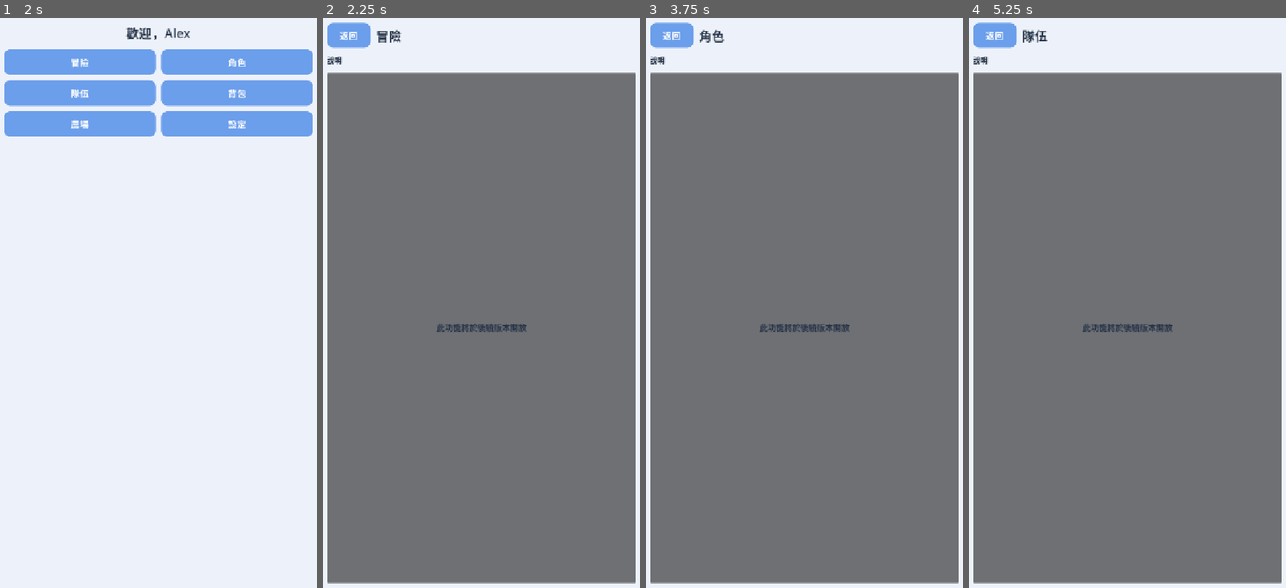
Above: before the commit, frames 1-4 (left to right).
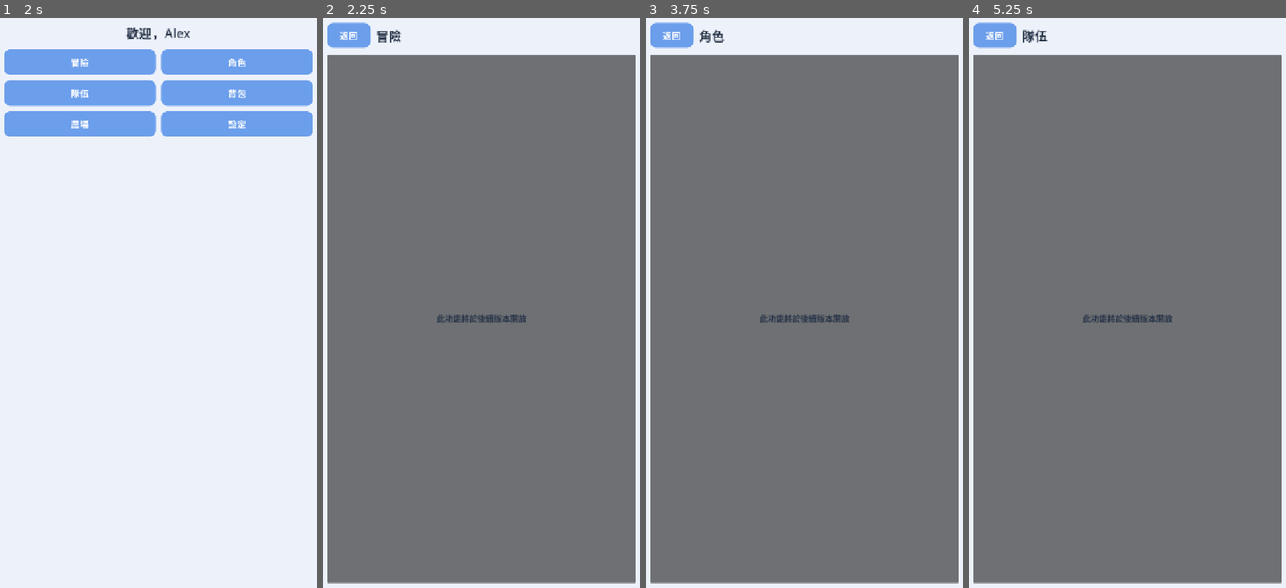
Above: after the commit, the same moments.

Repository: 134767/FeiBao
Game: Godot game, scene res://scenes/bootstrap/bootstrap.tscn
The game is run twice, just before and just after one commit, with the same random seed, the same clock (stepped at 60 frames per second) and the same inputs.
Inputs (mouse positions are in pixels of both pictures, inside the frame that each line leads up to):
- Up to frame 1 (2 s): click (158, 103) at 0.52 s; type "Alex" at 0.6 s; click "開始遊戲" at 1.25 s
- Up to frame 2 (2.25 s): click "冒險" at 2 s
- Up to frame 3 (3.75 s): click "返回" at 2.75 s; click "角色" at 3.5 s
- Up to frame 4 (5.25 s): click "返回" at 4.25 s; click "隊伍" at 5 s

Frame 1 is identical in both runs. In frame 2, 3.8% of the frame differs, in the area x 1-99%, y 6-56%; in frame 3, 3.8%; in frame 4, 3.8%.

Commit message:
fix: align FeiBao 0.3.0 module navigation contract

Diff:
--- a/scenes/screens/module/module_screen.gd
+++ b/scenes/screens/module/module_screen.gd
@@ -88,7 +88,6 @@
 	return _screen_id
 
 
-## Compatibility with intermediate tests.
 func get_module_id() -> StringName:
 	return _screen_id
 
@@ -113,10 +112,46 @@
 	return _back_button
 
 
-## Compatibility alias.
 func configure_for_screen(screen_id: StringName) -> void:
 	configure_screen(screen_id)
 
 
 func request_return_to_lobby() -> bool:
 	return request_back()
+
+
+## Test helper: visible Label/Button text search (no invisible nodes).
+func contains_visible_text(needle: String) -> bool:
+	return _tree_contains_visible_text(self, needle)
+
+
+func _tree_contains_visible_text(node: Node, needle: String) -> bool:
+	if node is CanvasItem and not (node as CanvasItem).visible:
+		return false
+	if node is Label:
+		if needle in (node as Label).text:
+			return true
+	if node is Button:
+		if needle in (node as Button).text:
+			return true
+	for child in node.get_children():
+		if _tree_contains_visible_text(child, needle):
+			return true
+	return false
+
+
+func count_buttons() -> int:
+	return _count_buttons(self)
+
+
+func _count_buttons(node: Node) -> int:
+	var total: int = 0
+	if node is Button:
+		total += 1
+	for child in node.get_children():
+		total += _count_buttons(child)
+	return total
+
+
+func has_description_label() -> bool:
+	return find_child("DescriptionLabel", true, false) != null
--- a/scenes/screens/module/module_screen.tscn
+++ b/scenes/screens/module/module_screen.tscn
@@ -28,6 +28,7 @@
 theme_override_constants/separation = 16
 
 [node name="HeaderRow" type="HBoxContainer" parent="Margin/VBox"]
+unique_name_in_owner = true
 layout_mode = 2
 theme_override_constants/separation = 12
 
@@ -46,14 +47,8 @@
 vertical_alignment = 1
 autowrap_mode = 3
 
-[node name="DescriptionLabel" type="Label" parent="Margin/VBox"]
+[node name="BodyPanel" type="PanelContainer" parent="Margin/VBox"]
 unique_name_in_owner = true
-layout_mode = 2
-theme_override_font_sizes/font_size = 16
-text = "說明"
-autowrap_mode = 3
-
-[node name="BodyPanel" type="PanelContainer" parent="Margin/VBox"]
 layout_mode = 2
 size_flags_vertical = 3
 
@@ -69,7 +64,7 @@
 layout_mode = 2
 size_flags_vertical = 3
 theme_override_font_sizes/font_size = 18
-text = "此模組內容將於後續版本開放"
+text = "此功能將於後續版本開放"
 horizontal_alignment = 1
 vertical_alignment = 1
 autowrap_mode = 3
--- a/tests/layout_smoke_test.gd
+++ b/tests/layout_smoke_test.gd
@@ -243,25 +243,62 @@
 			"layout_%s_module_inside_shell" % tag,
 			_rect_is_inside(module_rect, shell_rect, 2.0)
 		)
+
+		var header: HBoxContainer = module.find_child("HeaderRow", true, false) as HBoxContainer
+		_assert_true("layout_%s_header_present" % tag, header != null)
+		var header_rect := Rect2()
+		if header != null:
+			header_rect = header.get_global_rect()
+			print("[INFO] layout_%s_header_rect=%s" % [tag, str(header_rect)])
+			_assert_true("layout_%s_header_finite" % tag, _is_finite_rect(header_rect))
+			_assert_true("layout_%s_header_size_positive" % tag, header_rect.size.x > 0.0 and header_rect.size.y > 0.0)
+			_assert_true("layout_%s_header_inside_module" % tag, _rect_is_inside(header_rect, module_rect, 2.0))
+			_assert_true(
+				"layout_%s_header_no_h_overflow" % tag,
+				header_rect.end.x <= module_rect.end.x + 2.0 and header_rect.position.x >= module_rect.position.x - 2.0
+			)
+
 		var back_btn: Button = module.call("get_back_button") as Button
 		if back_btn != null:
 			var back_rect: Rect2 = back_btn.get_global_rect()
 			_assert_true("layout_%s_module_back_finite" % tag, _is_finite_rect(back_rect))
 			_assert_true("layout_%s_module_back_size_positive" % tag, back_rect.size.x > 0.0 and back_rect.size.y > 0.0)
 			_assert_true("layout_%s_module_back_min_height" % tag, back_btn.custom_minimum_size.y >= 48.0)
-			_assert_true(
-				"layout_%s_module_back_inside" % tag,
-				_rect_is_inside(back_rect, module_rect, 2.0)
-			)
+			_assert_true("layout_%s_module_back_inside" % tag, _rect_is_inside(back_rect, module_rect, 2.0))
+			if header != null:
+				_assert_true("layout_%s_module_back_inside_header" % tag, _rect_is_inside(back_rect, header_rect, 2.0))
+
 		var title: Label = module.find_child("TitleLabel", true, false) as Label
 		if title != null:
 			var t_rect: Rect2 = title.get_global_rect()
 			_assert_true("layout_%s_module_title_finite" % tag, _is_finite_rect(t_rect))
-			_assert_true(
-				"layout_%s_module_title_inside" % tag,
-				_rect_is_inside(t_rect, module_rect, 2.0)
-			)
-		_assert_eq("layout_%s_module_status" % tag, str(module.call("get_status_text")), "此功能將於後續版本開放")
+			_assert_true("layout_%s_module_title_inside" % tag, _rect_is_inside(t_rect, module_rect, 2.0))
+			if header != null:
+				_assert_true("layout_%s_module_title_inside_header" % tag, _rect_is_inside(t_rect, header_rect, 2.0))
+			_assert_true(
+				"layout_%s_module_title_no_h_overflow" % tag,
+				t_rect.end.x <= module_rect.end.x + 2.0
+			)
+
+		var body: Label = module.find_child("BodyLabel", true, false) as Label
+		var body_panel: Control = module.find_child("BodyPanel", true, false) as Control
+		_assert_true("layout_%s_body_present" % tag, body != null)
+		if body != null:
+			var b_rect: Rect2 = body.get_global_rect()
+			print("[INFO] layout_%s_body_rect=%s text=%s" % [tag, str(b_rect), body.text])
+			_assert_true("layout_%s_body_finite" % tag, _is_finite_rect(b_rect))
+			_assert_true("layout_%s_body_size_positive" % tag, b_rect.size.x > 0.0 and b_rect.size.y > 0.0)
+			_assert_true("layout_%s_body_inside_module" % tag, _rect_is_inside(b_rect, module_rect, 2.0))
+			if body_panel != null:
+				var panel_rect: Rect2 = body_panel.get_global_rect()
+				_assert_true("layout_%s_body_inside_panel" % tag, _rect_is_inside(b_rect, panel_rect, 2.0))
+			_assert_true(
+				"layout_%s_body_no_h_overflow" % tag,
+				b_rect.end.x <= module_rect.end.x + 2.0 and b_rect.position.x >= module_rect.position.x - 2.0
+			)
+			_assert_eq("layout_%s_body_autowrap" % tag, int(body.autowrap_mode), 3)
+			_assert_eq("layout_%s_module_status" % tag, body.text, "此功能將於後續版本開放")
+
 		_assert_eq("layout_%s_host_child_module" % tag, int(shell.call("get_screen_host_child_count")), 1)
 		# Return lobby and verify lobby layout still ok
 		module.call("request_back")
--- a/tests/module_navigation_smoke_test.gd
+++ b/tests/module_navigation_smoke_test.gd
@@ -128,7 +128,7 @@
 func _run_module_screen_tests() -> void:
 	var packed: PackedScene = load("res://scenes/screens/module/module_screen.tscn") as PackedScene
 
-	# configure after tree
+	# Content contract for all six modules
 	for mid in ScreenRegistry.get_module_ids():
 		var module: Control = packed.instantiate() as Control
 		_tree.root.add_child(module)
@@ -137,27 +137,70 @@
 		_assert_eq("module_title_after_%s" % str(mid), str(module.call("get_title_text")), ScreenRegistry.get_display_title(mid))
 		_assert_eq("module_status_after_%s" % str(mid), str(module.call("get_status_text")), "此功能將於後續版本開放")
 		_assert_eq("module_phase_after_%s" % str(mid), int(_app().call("get_phase")), 4)
+		_assert_true("module_no_desc_label_%s" % str(mid), module.call("has_description_label") == false)
+		_assert_true("module_no_text_說明_%s" % str(mid), module.call("contains_visible_text", "說明") == false)
+		_assert_true("module_no_世界故事_%s" % str(mid), module.call("contains_visible_text", "世界故事") == false)
+		_assert_true("module_no_關卡_%s" % str(mid), module.call("contains_visible_text", "關卡") == false)
+		_assert_true("module_no_戰鬥_%s" % str(mid), module.call("contains_visible_text", "戰鬥") == false)
+		_assert_true("module_no_物品_%s" % str(mid), module.call("contains_visible_text", "物品") == false)
+		_assert_eq("module_button_count_%s" % str(mid), int(module.call("count_buttons")), 1)
 		var back: Button = module.call("get_back_button") as Button
 		_assert_true("module_back_exists_%s" % str(mid), back != null)
+		_assert_eq("module_back_text_%s" % str(mid), back.text, "返回")
 		_assert_true("module_back_height_%s" % str(mid), back.custom_minimum_size.y >= 48.0)
 		module.queue_free()
 
-	# configure before tree
+	# module_activated after tree
+	var after: Control = packed.instantiate() as Control
+	_tree.root.add_child(after)
+	var after_count: Array = [0]
+	var after_id: Array = [""]
+	after.module_activated.connect(func(sid: StringName) -> void:
+		after_count[0] = int(after_count[0]) + 1
+		after_id[0] = str(sid)
+	)
+	_assert_true("activated_after_cfg_ok", after.call("configure_screen", &"adventure") == true)
+	_assert_eq("activated_after_tree_count", int(after_count[0]), 1)
+	_assert_eq("activated_after_tree_id", str(after_id[0]), "adventure")
+	_assert_eq("activated_after_phase", int(_app().call("get_phase")), 4)
+	_assert_eq("activated_after_title", str(after.call("get_title_text")), "冒險")
+	print("[INFO] module_activated after tree: count=1 id=adventure")
+	after.queue_free()
+
+	# module_activated before tree (connect before add_child, after configure)
 	var pre: Control = packed.instantiate() as Control
 	_assert_true("module_cfg_before_tree", pre.call("configure_screen", &"party") == true)
+	var before_count: Array = [0]
+	var before_id: Array = [""]
+	pre.module_activated.connect(func(sid: StringName) -> void:
+		before_count[0] = int(before_count[0]) + 1
+		before_id[0] = str(sid)
+	)
 	_tree.root.add_child(pre)
+	_assert_eq("activated_before_tree_count", int(before_count[0]), 1)
+	_assert_eq("activated_before_tree_id", str(before_id[0]), "party")
 	_assert_eq("module_id_before_tree", str(pre.call("get_screen_id")), "party")
 	_assert_eq("module_title_before_tree", str(pre.call("get_title_text")), "隊伍")
 	_assert_eq("module_status_before_tree", str(pre.call("get_status_text")), "此功能將於後續版本開放")
+	print("[INFO] module_activated before tree: count=1 id=party")
 	pre.queue_free()
 
-	# invalid IDs
+	# invalid IDs: no activation, id unchanged (nav not on module to avoid auto-configure in _ready)
+	_nav().call("reset", &"login")
 	var inv: Control = packed.instantiate() as Control
 	_tree.root.add_child(inv)
+	var inv_count: Array = [0]
+	inv.module_activated.connect(func(_sid: StringName) -> void:
+		inv_count[0] = int(inv_count[0]) + 1
+	)
+	var id_before: String = str(inv.call("get_screen_id"))
 	_assert_true("module_reject_boot", inv.call("configure_screen", &"boot") == false)
 	_assert_true("module_reject_login", inv.call("configure_screen", &"login") == false)
 	_assert_true("module_reject_lobby", inv.call("configure_screen", &"lobby") == false)
 	_assert_true("module_reject_unknown", inv.call("configure_screen", &"xyz") == false)
+	_assert_eq("invalid_config_activation_count", int(inv_count[0]), 0)
+	_assert_eq("invalid_config_id_unchanged", str(inv.call("get_screen_id")), id_before)
+	print("[INFO] invalid configure activation_count=0")
 	inv.queue_free()
 
 	# back signal once
@@ -279,7 +322,50 @@
 	var c1: int = int(_shell.call("get_screen_host_child_count"))
 	_nav().call("navigate_to", &"settings", true)
 	_assert_eq("shell_no_dup_children", int(_shell.call("get_screen_host_child_count")), c1)
+
+	_run_ui_cancel_tests()
 	print("[INFO] shell module flow and host child count checks passed")
+
+
+func _run_ui_cancel_tests() -> void:
+	# History case: Lobby → Adventure → ui_cancel
+	_nav().call("reset", &"lobby")
+	_nav().call("navigate_to", &"adventure", true)
+	_assert_eq("ui_cancel_hist_prep", str(_shell.call("get_active_screen_id")), "adventure")
+	var cancel_hist := InputEventAction.new()
+	cancel_hist.action = "ui_cancel"
+	cancel_hist.pressed = true
+	_shell.call("_unhandled_input", cancel_hist)
+	_assert_eq("ui_cancel_hist_nav", str(_nav().call("get_current_screen")), "lobby")
+	_assert_eq("ui_cancel_hist_active", str(_shell.call("get_active_screen_id")), "lobby")
+	_assert_eq("ui_cancel_hist_host_1", int(_shell.call("get_screen_host_child_count")), 1)
+	print("[INFO] ui_cancel history case: adventure -> lobby")
+
+	# Empty-history fallback: reset farm then cancel
+	_nav().call("reset", &"farm")
+	_assert_eq("ui_cancel_fb_prep", str(_shell.call("get_active_screen_id")), "farm")
+	_assert_eq("ui_cancel_fb_hist0", int(_nav().call("get_history_size")), 0)
+	var cancel_fb := InputEventAction.new()
+	cancel_fb.action = "ui_cancel"
+	cancel_fb.pressed = true
+	_shell.call("_unhandled_input", cancel_fb)
+	_assert_eq("ui_cancel_fb_nav", str(_nav().call("get_current_screen")), "lobby")
+	_assert_eq("ui_cancel_fb_active", str(_shell.call("get_active_screen_id")), "lobby")
+	_assert_eq("ui_cancel_fb_hist", int(_nav().call("get_history_size")), 0)
+	_assert_eq("ui_cancel_fb_host_1", int(_shell.call("get_screen_host_child_count")), 1)
+	print("[INFO] ui_cancel fallback case: farm -> lobby hist=0")
+
+	# Login no-op
+	_nav().call("reset", &"login")
+	_assert_eq("ui_cancel_login_prep", str(_shell.call("get_active_screen_id")), "login")
+	var cancel_login := InputEventAction.new()
+	cancel_login.action = "ui_cancel"
+	cancel_login.pressed = true
+	_shell.call("_unhandled_input", cancel_login)
+	_assert_eq("ui_cancel_login_nav", str(_nav().call("get_current_screen")), "login")
+	_assert_eq("ui_cancel_login_active", str(_shell.call("get_active_screen_id")), "login")
+	_assert_eq("ui_cancel_login_host_1", int(_shell.call("get_screen_host_child_count")), 1)
+	print("[INFO] ui_cancel login no-op; quit not invoked")
 
 
 func _cleanup_shell() -> void:
--- a/tests/test_runner.gd
+++ b/tests/test_runner.gd
@@ -9,7 +9,7 @@
 
 
 func _run_tests() -> void:
-	print("=== FeiBao Test Runner (0.2.0) ===")
+	print("=== FeiBao Test Runner (0.3.0) ===")
 	var total_passed: int = 0
 	var total_failed: int = 0
 
Not shown, changed: docs/DEVELOPMENT.md
